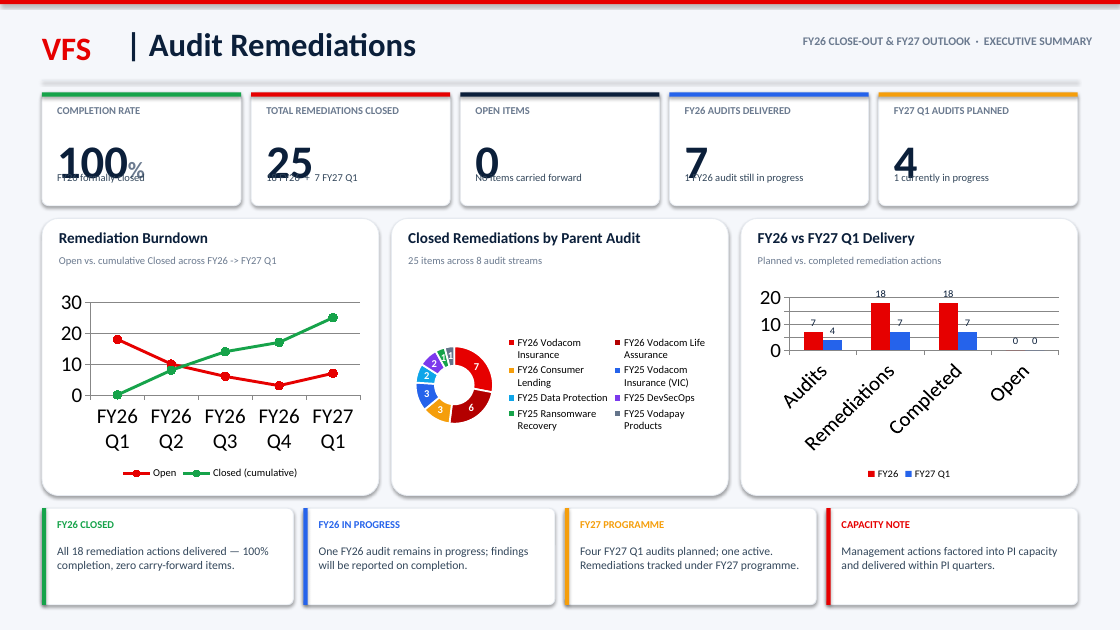
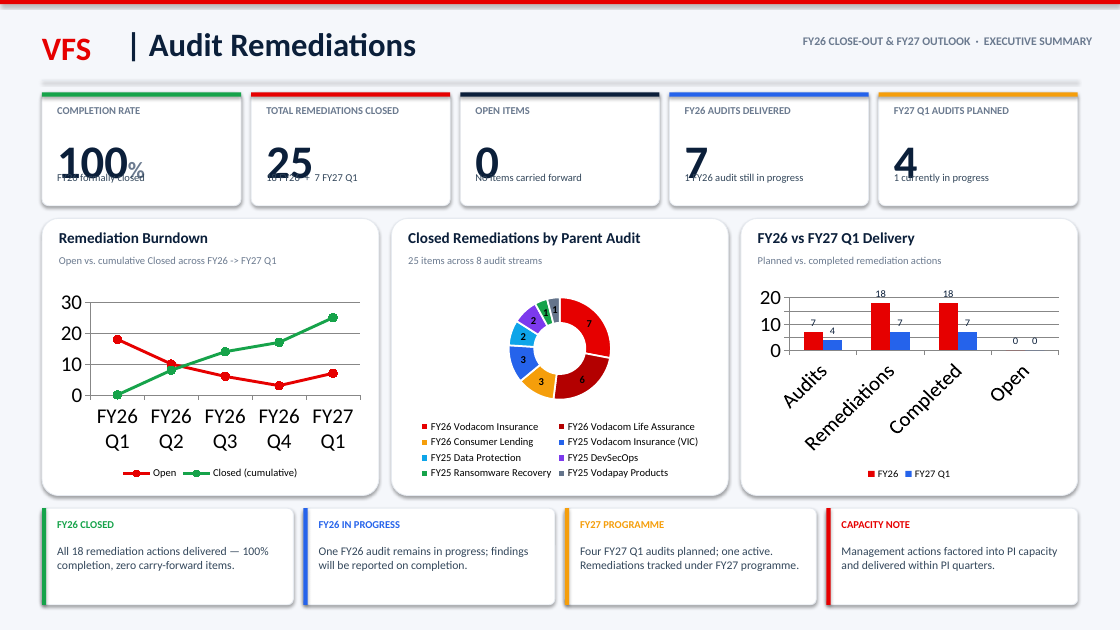
Before and after one commit to snerantie/audit-slide-update, a slide deck: slide 1 of vfs-audit-remediations-exec.pptx. Drawn at 1120x630 pixels with LibreOffice and Linux fonts; fonts in the diff are those of the drawing. Boxes give left, top, right and bottom in pixels: in the first picture for what was removed or moved away, otherwise in the second. Text is boxed around its words. In the diff, an @@ line names an element or a change of style, - is before the commit and + after.

Commit message:
Fix .pptx so Microsoft PowerPoint can open it
Root cause: the doughnut chart was emitting an empty <c:legendPos/>
element (no 'val' attribute). python-pptx and LibreOffice tolerate
this, but Microsoft PowerPoint's strict schema validator rejects it,
causing the whole file to fail to open.

Changes:
- Add _force_legend_pos() helper that guarantees every chart legend
  has <c:legendPos val=...> with a valid value.
- Switch doughnut legend from RIGHT to BOTTOM for consistency and
  avoid the fragile python-pptx code path.
- Use XL_MARKER_STYLE.CIRCLE enum instead of raw integer.
- Drop custom data-label font color on the doughnut (leave default
  for maximum PowerPoint compatibility).

```diff
--- a/vfs-audit-remediations-exec.pptx
+++ b/vfs-audit-remediations-exec.pptx
@@ doughnut chart at [404, 286, 716, 483] @@
@@ data labels of Series 1 changed @@
@@ legend changed @@
```
Also in this commit, not shown: 1 other file.
